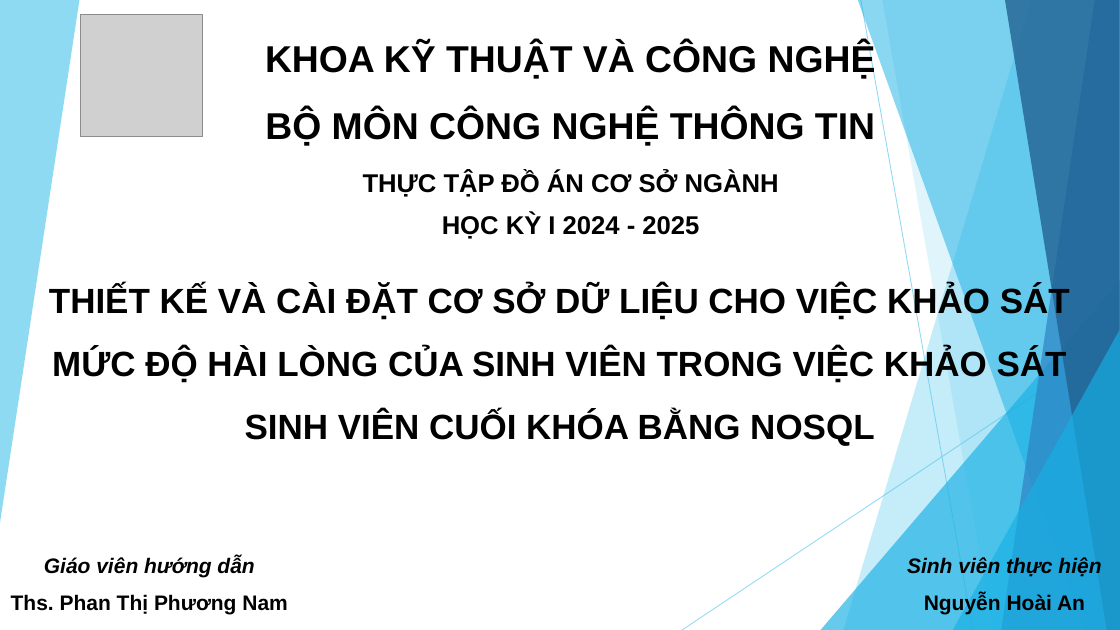
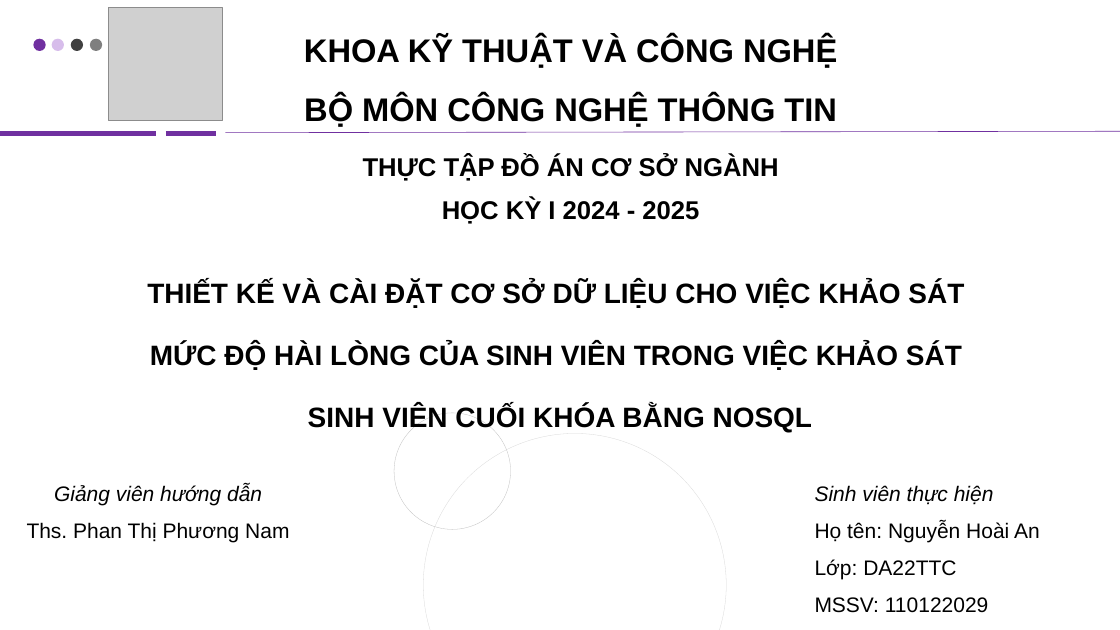
Before and after one commit to annh5393/csn-da22ttc-nguyenhoaian-dbkhaosatcuoikhoa-mongodb, a slide deck: slide 1 of thesis/abs/SlideBaoCao_CSN.pptx. Drawn at 1120x630 pixels with LibreOffice and Linux fonts; fonts in the diff are those of the drawing; grey boxes stand for pictures. Boxes give left, top, right and bottom in pixels: in the first picture for what was removed or moved away, otherwise in the second. Text is boxed around its words. In the diff, an @@ line names an element or a change of style, - is before the commit and + after.

```diff
--- a/thesis/abs/SlideBaoCao_CSN.pptx
+++ b/thesis/abs/SlideBaoCao_CSN.pptx
@@ text "KHOA KỸ THUẬT VÀ CÔNG ..." at (304, 36, 837, 127): size 32 to 28 pt @@
@@ picture: place and size @@
-picture at (81, 15, 202, 136)
+picture at (108, 8, 222, 121)
@@ group added at (34, 39, 103, 51): 4 ellipses @@
@@ line added from (0, 134) to (155, 134), #7030A0 4.5 pt @@
@@ text "THỰC TẬP ĐỒ ÁN CƠ ...": place and size @@
-text "THỰC TẬP ĐỒ ÁN CƠ ..." at (363, 171, 779, 239)
+text "THỰC TẬP ĐỒ ÁN CƠ ..." at (363, 156, 779, 224)
@@ line added from (166, 134) to (216, 134), #7030A0 4.5 pt @@
@@ line added from (225, 133) to (1120, 131), #7030A0 0.5 pt @@
@@ text at (147, 281, 964, 432): text changed; size 30 to 24 pt @@
-THIẾT KẾ VÀ CÀI ĐẶT CƠ SỞ DỮ LIỆU CHO VIỆC KHẢO SÁT MỨC ĐỘ HÀI LÒNG CỦA SINH VIÊN TRONG VIỆC KHẢO SÁT SINH VIÊN CUỐI KHÓA BẰNG NOSQL
+THIẾT KẾ VÀ CÀI ĐẶT CƠ SỞ DỮ LIỆU CHO VIỆC KHẢO SÁT
+MỨC ĐỘ HÀI LÒNG CỦA SINH VIÊN TRONG VIỆC KHẢO SÁT
+SINH VIÊN CUỐI KHÓA BẰNG NOSQL
@@ group removed at (0, 0, 1120, 630): 6 freeform shapes, 2 lines, 2 triangles @@
@@ ellipse added at (394, 413, 511, 530), outline #BFBFBF 0.25 pt @@
@@ ellipse added at (423, 434, 727, 630), outline #D9D9D9 0.25 pt @@
@@ text "Giảng viên hướng dẫn": place and size @@
-text "Giảng viên hướng dẫn" at (11, 557, 287, 615)
+text "Giảng viên hướng dẫn" at (27, 485, 289, 543)
@@ text "Sinh viên thực hiện": place and size @@
-text "Sinh viên thực hiện" at (907, 557, 1101, 614)
+text "Sinh viên thực hiện" at (815, 485, 1040, 613)
@@ text at (54, 485, 262, 506): text changed; bold off @@
-Giáo viên hướng dẫn
+Giảng viên hướng dẫn
@@ text at (815, 485, 994, 505): bold off in "Sinh viên thực hiện"; alignment centre to left @@
@@ text at (27, 522, 289, 543): bold off in "Ths. Phan Thị Phương Nam" @@
@@ text at (815, 522, 1040, 613): text changed; bold off @@
-Nguyễn Hoài An
+Họ tên: Nguyễn Hoài An
+Lớp: DA22TTC
+MSSV: 110122029
```
Also in this commit, not shown: 14 other slides changed.
